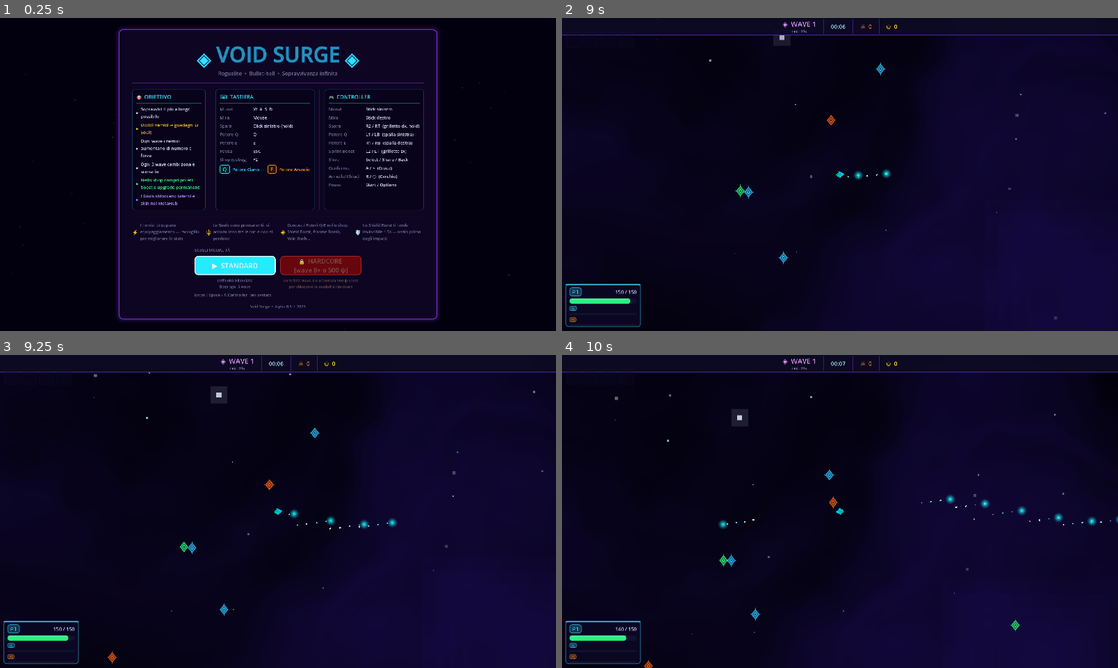
Above: before the commit, frames 1-4 (two rows, left to right).
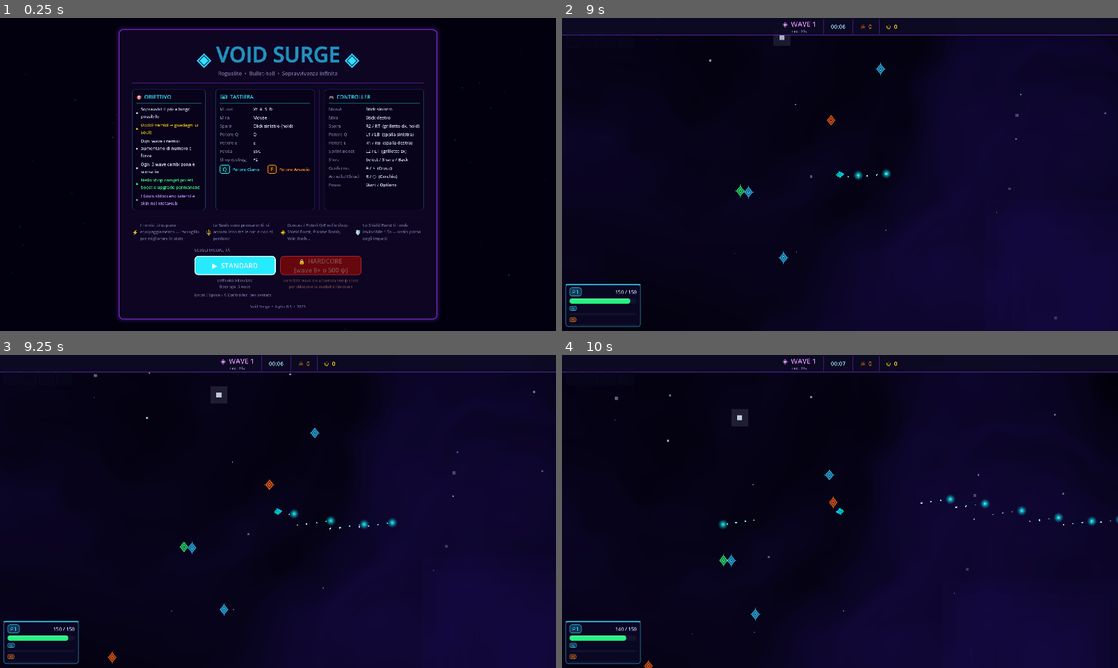
Above: after the commit, the same moments.

Repository: ShowMaster32/void-surge
Game: Godot game, scene res://scenes/main.tscn
Two runs of this game, one before a commit and one after it. Both use one fixed random seed, a clock stepped at 60 frames per second and the inputs below.
Inputs (mouse positions are in pixels of both pictures, inside the frame that each line leads up to):
- Up to frame 1 (0.25 s): no input
- Up to frame 2 (9 s): click "INIZIA PARTITA" at 0.5 s; click "INIZIA PARTITA" at 1.25 s; click "▶ STANDARD" at 2 s; tap Enter (ui_accept) at 2.75, 3.02, 3.77, 5.27, 6.02, 6.77, 8.27 s; move the mouse to (962, 158) at 2.77 s; hold D (move_right) 2.78-3.53 s; hold E (activate_power_e) 2.78-3.53 s; click (962, 158) at 2.92 s; move the mouse to (728, 190) at 3.52 s; hold S (move_down) 3.53-4.28 s; tap Q (activate_power_q) at 3.6, 8.1 s; move the mouse to (895, 105) at 4.27 s; press the mouse at (895, 105) at 4.28 s; hold D (move_right) 4.28-5.03 s; move the mouse to (812, 237) at 5.02 s; release the mouse at (812, 237) at 5.03 s; hold W (move_up) 5.03-5.78 s; tap E (activate_power_e) at 5.1 s; click (812, 237) at 5.17 s; move the mouse to (1006, 221) at 5.77 s; hold Q (activate_power_q) 5.78-6.53 s; hold A (move_left) 5.78-7.28 s; tap Escape (pause) at 6.4 s; move the mouse to (673, 127) at 6.52 s; click (673, 127) at 6.6 s; move the mouse to (867, 174) at 7.27 s; hold S (move_down) 7.28-8.03 s; hold E (activate_power_e) 7.28-8.03 s; click (867, 174) at 7.42 s; move the mouse to (756, 96) at 8.02 s; hold D (move_right) 8.03-8.78 s; move the mouse to (962, 158) at 8.77 s; press the mouse at (962, 158) at 8.78 s; hold W (move_up) from 8.78 s (still down)
- Up to frame 3 (9.25 s): keep holding W (move_up); tap Enter (ui_accept) at 9.02 s
- Up to frame 4 (10 s): move the mouse to (728, 527) at 9.52 s; release W (move_up) at 9.53 s; release the mouse at (728, 527) at 9.53 s; hold D (move_right) from 9.53 s (still down); tap E (activate_power_e) at 9.6 s; click (728, 527) at 9.67 s; tap Enter (ui_accept) at 9.77 s

Frames 1-3 are identical in both runs. In frame 4, less than 0.1% of the frame differs, in the area x 31-83%, y 45-89%.

Commit message:
mods
Screen Shake — CameraShake autoload con sistema "trauma" quadratico. Ogni camera nel gruppo game_cameras viene scossa. Intensità: leggera su ogni colpo nemico, media su poteri speciali, pesante su morte player e boss spawn.
Leaderboard locale — ScoreManager autoload che salva le top-10 run in user://leaderboard.json. Score = kills×100 + wave×500 + danno + secondi sopravvissuti (×2.5 se vittoria). Dopo ogni partita la death screen mostra la top-5 con la tua posizione evidenziata in giallo.
Impostazioni audio persistenti — i valori degli slider (Master/Ambient/SFX) vengono salvati in user://settings.cfg ad ogni modifica e ricaricati automaticamente all'avvio. Lo slider "Music" ora controlla correttamente il bus Ambient del drone. Default: Master 85%, Ambient 55%, SFX 80%.

Diff:
--- /dev/null
+++ b/autoload/camera_shake.gd
@@ -0,0 +1,67 @@
+extends Node
+## CameraShake — Scuote tutte le Camera2D nel gruppo "game_cameras"
+## Usa il modello "trauma" quadratico: shake² per curva più naturale.
+##
+## Uso:
+##   CameraShake.light()              # colpo leggero
+##   CameraShake.medium()             # esplosione media
+##   CameraShake.heavy()              # boss spawn / morte
+##   CameraShake.shake(0.0..1.0)      # intensità libera
+
+const MAX_OFFSET   := Vector2(20.0, 16.0)
+const MAX_ROTATION := 0.024   # radianti (~1.4°)
+const DECAY        := 2.0     # trauma al secondo che decade
+
+var _trauma: float = 0.0
+
+
+func _process(delta: float) -> void:
+	if _trauma <= 0.0:
+		_reset_cameras()
+		return
+
+	_trauma = maxf(_trauma - DECAY * delta, 0.0)
+	var s: float = _trauma * _trauma   # quadratico
+
+	for cam in get_tree().get_nodes_in_group("game_cameras"):
+		if not is_instance_valid(cam):
+			continue
+		var cam2d := cam as Camera2D
+		if cam2d == null or not cam2d.enabled:
+			continue
+		cam2d.offset = Vector2(
+			randf_range(-1.0, 1.0) * MAX_OFFSET.x * s,
+			randf_range(-1.0, 1.0) * MAX_OFFSET.y * s
+		)
+		cam2d.rotation = randf_range(-1.0, 1.0) * MAX_ROTATION * s
+
+
+func _reset_cameras() -> void:
+	for cam in get_tree().get_nodes_in_group("game_cameras"):
+		if not is_instance_valid(cam):
+			continue
+		var cam2d := cam as Camera2D
+		if cam2d == null:
+			continue
+		if cam2d.offset != Vector2.ZERO:
+			cam2d.offset   = Vector2.ZERO
+			cam2d.rotation = 0.0
+
+
+# ── API pubblica ────────────────────────────────────────────────────────────────
+
+func shake(intensity: float) -> void:
+	## intensity: 0.0..1.0 — si accumula fino a 1.0
+	_trauma = minf(_trauma + intensity, 1.0)
+
+
+func light() -> void:
+	shake(0.22)   # proiettile nemico, danno leggero
+
+
+func medium() -> void:
+	shake(0.50)   # esplosione nemico, potere speciale
+
+
+func heavy() -> void:
+	shake(0.82)   # boss spawn, morte del player
--- /dev/null
+++ b/autoload/score_manager.gd
@@ -0,0 +1,93 @@
+extends Node
+## ScoreManager — Classifica locale top-10 salvata su JSON.
+##
+## Ogni voce ha:
+##   score, wave, kills, time, damage, victory, date
+##
+## Uso:
+##   ScoreManager.submit(stats, victory)  → int (posizione 1-based)
+##   ScoreManager.get_entries()           → Array[Dictionary]
+
+const SAVE_PATH   := "user://leaderboard.json"
+const MAX_ENTRIES := 10
+
+var _entries: Array = []
+
+
+func _ready() -> void:
+	_load()
+
+
+# ── API pubblica ────────────────────────────────────────────────────────────────
+
+func submit(stats: Dictionary, victory: bool) -> int:
+	## Inserisce la run, salva, ritorna la posizione in classifica (1-based, -1 se fuori top).
+	var entry := {
+		"score":   _calc_score(stats, victory),
+		"wave":    stats.get("wave_reached", 1),
+		"kills":   stats.get("kills", 0),
+		"time":    stats.get("run_time", 0.0),
+		"damage":  int(stats.get("damage_dealt", 0.0)),
+		"victory": victory,
+		"date":    Time.get_date_string_from_system(),
+	}
+
+	_entries.append(entry)
+	_entries.sort_custom(func(a: Dictionary, b: Dictionary) -> bool:
+		return a["score"] > b["score"]
+	)
+	if _entries.size() > MAX_ENTRIES:
+		_entries.resize(MAX_ENTRIES)
+	_save()
+
+	for i in _entries.size():
+		var e: Dictionary = _entries[i]
+		if e["score"] == entry["score"] and e["date"] == entry["date"]:
+			return i + 1
+	return -1
+
+
+func get_entries() -> Array:
+	return _entries.duplicate()
+
+
+func is_new_record(stats: Dictionary, victory: bool) -> bool:
+	if _entries.is_empty():
+		return true
+	return _calc_score(stats, victory) > (_entries[0]["score"] as int)
+
+
+# ── Calcolo punteggio ───────────────────────────────────────────────────────────
+
+func _calc_score(stats: Dictionary, victory: bool) -> int:
+	var s: int = 0
+	s += stats.get("kills", 0)        * 100
+	s += stats.get("wave_reached", 1) * 500
+	s += int(stats.get("damage_dealt", 0.0))
+	# Bonus sopravvivenza: +1 pt/secondo
+	s += int(stats.get("run_time", 0.0))
+	if victory:
+		s = int(s * 2.5)
+	return s
+
+
+# ── Persistenza ─────────────────────────────────────────────────────────────────
+
+func _save() -> void:
+	var file := FileAccess.open(SAVE_PATH, FileAccess.WRITE)
+	if file:
+		file.store_string(JSON.stringify(_entries, "\t"))
+		file.close()
+
+
+func _load() -> void:
+	if not FileAccess.file_exists(SAVE_PATH):
+		return
+	var file := FileAccess.open(SAVE_PATH, FileAccess.READ)
+	if not file:
+		return
+	var text: String = file.get_as_text()
+	file.close()
+	var parsed: Variant = JSON.parse_string(text)
+	if parsed is Array:
+		_entries = parsed
--- a/project.godot
+++ b/project.godot
@@ -29,6 +29,8 @@
 EquipmentManager="*res://autoload/equipment_manager.gd"
 MetaManager="*res://autoload/meta_manager.gd"
 AudioManager="*res://autoload/audio_manager.gd"
+CameraShake="*res://autoload/camera_shake.gd"
+ScoreManager="*res://autoload/score_manager.gd"
 
 [display]
 
--- a/scripts/enemies/enemy.gd
+++ b/scripts/enemies/enemy.gd
@@ -212,6 +212,7 @@
 		return
 	is_dead = true
 	AudioManager.sfx("explosion", 0.12)
+	CameraShake.light()
 
 	# Incrementa kill counter nel GameManager
 	var gm: Node = get_node_or_null("/root/GameManager")
--- a/scripts/player/player.gd
+++ b/scripts/player/player.gd
@@ -263,6 +263,8 @@
 func _check_disable_builtin_camera() -> void:
 	if camera == null:
 		return
+	# Registra la camera nel gruppo per CameraShake
+	camera.add_to_group("game_cameras")
 	var ssm := get_tree().get_first_node_in_group("split_screen_manager")
 	if ssm and GameManager.player_count > 1:
 		camera.enabled = false
@@ -657,6 +659,7 @@
 		return
 
 	AudioManager.sfx("damage_taken", 0.10)
+	CameraShake.light()
 
 	# Riduzione danno: talento sentinel + Void Shroud attivo
 	var reduced := amount * (1.0 - _meta_damage_reduction) * (1.0 - _shield_dr)
@@ -688,6 +691,7 @@
 
 func _die() -> void:
 	is_dead = true
+	CameraShake.heavy()
 	died.emit(self)
 	GameManager.unregister_player(self)
 	collision.set_deferred("disabled", true)
@@ -829,6 +833,7 @@
 
 func _execute_power(power_id: String) -> void:
 	AudioManager.sfx("power_use", 0.06)
+	CameraShake.medium()
 	match power_id:
 		# Difensivi
 		"shield_burst":     _power_shield_burst()
--- a/scripts/systems/enemy_spawner.gd
+++ b/scripts/systems/enemy_spawner.gd
@@ -173,6 +173,7 @@
 	_spawn_boss_hud(boss)
 
 	boss_wave_started.emit(boss_id, boss)
+	CameraShake.heavy()
 
 	# Notifica milestone
 	var notifier := get_tree().get_first_node_in_group("milestone_notifier")
--- a/scripts/ui/death_screen.gd
+++ b/scripts/ui/death_screen.gd
@@ -1,6 +1,6 @@
 extends CanvasLayer
 class_name DeathScreen
-## DeathScreen - Schermata di morte con stats finali
+## DeathScreen - Schermata di morte/vittoria con stats finali e classifica
 
 signal retry_pressed
 signal menu_pressed
@@ -16,6 +16,7 @@
 @onready var menu_button: Button = $CenterContainer/PanelContainer/VBoxContainer/ButtonsContainer/MenuButton
 
 var is_visible: bool = false
+var _lb_container: VBoxContainer = null   # leaderboard iniettato runtime
 
 
 func _ready() -> void:
@@ -40,27 +41,105 @@
 	is_visible = true
 	visible = true
 
+	# ── Titolo e stile pannello ────────────────────────────────────────────────
 	if victory:
 		title_label.text = "VOID SOVEREIGN DEFEATED"
 		title_label.add_theme_color_override("font_color", Color(1.0, 0.85, 0.0))
-		# Bordo dorato sul pannello
 		var style := StyleBoxFlat.new()
 		style.bg_color = Color(0.04, 0.02, 0.01, 0.96)
 		style.border_color = Color(1.0, 0.75, 0.0)
 		style.set_border_width_all(3)
 		style.set_corner_radius_all(10)
-		if panel.has_method("add_theme_stylebox_override"):
-			panel.add_theme_stylebox_override("panel", style)
+		panel.add_theme_stylebox_override("panel", style)
 	else:
 		title_label.text = "YOU DIED"
 		title_label.add_theme_color_override("font_color", Color(1.0, 0.2, 0.2))
 
-	time_label.text   = "TIME: %s"          % _format_time(stats.get("run_time", 0.0))
-	kills_label.text  = "KILLS: %d"         % stats.get("kills", 0)
-	wave_label.text   = "WAVE REACHED: %d"  % stats.get("wave_reached", 1)
-	damage_label.text = "DAMAGE DEALT: %d"  % int(stats.get("damage_dealt", 0.0))
+	# ── Stats run ─────────────────────────────────────────────────────────────
+	time_label.text   = "TIME: %s"         % _format_time(stats.get("run_time", 0.0))
+	kills_label.text  = "KILLS: %d"        % stats.get("kills", 0)
+	wave_label.text   = "WAVE REACHED: %d" % stats.get("wave_reached", 1)
+	damage_label.text = "DAMAGE DEALT: %d" % int(stats.get("damage_dealt", 0.0))
+
+	# ── Leaderboard ───────────────────────────────────────────────────────────
+	var rank: int = ScoreManager.submit(stats, victory)
+	_build_leaderboard(rank, victory)
 
 	retry_button.grab_focus()
+
+
+func _build_leaderboard(player_rank: int, victory: bool) -> void:
+	# Rimuovi leaderboard precedente se esiste
+	if is_instance_valid(_lb_container):
+		_lb_container.queue_free()
+		_lb_container = null
+
+	var vbox: VBoxContainer = panel.get_node_or_null("VBoxContainer") as VBoxContainer
+	if not vbox:
+		return
+
+	var sep := HSeparator.new()
+	sep.add_theme_constant_override("separation", 8)
+	vbox.add_child(sep)
+	vbox.move_child(sep, vbox.get_child_count() - 3)   # sopra i bottoni
+
+	_lb_container = VBoxContainer.new()
+	_lb_container.add_theme_constant_override("separation", 3)
+	vbox.add_child(_lb_container)
+	vbox.move_child(_lb_container, vbox.get_child_count() - 3)
+
+	# Titolo classifica
+	var header := Label.new()
+	header.text = "— TOP SCORES —"
+	header.add_theme_font_size_override("font_size", 14)
+	header.horizontal_alignment = HORIZONTAL_ALIGNMENT_CENTER
+	var lb_title_col := Color(1.0, 0.85, 0.0) if victory else Color(0.7, 0.5, 1.0)
+	header.add_theme_color_override("font_color", lb_title_col)
+	_lb_container.add_child(header)
+
+	# Rank annuncio
+	if player_rank >= 1:
+		var rank_lbl := Label.new()
+		rank_lbl.text = "YOUR RANK: #%d" % player_rank
+		rank_lbl.add_theme_font_size_override("font_size", 13)
+		rank_lbl.horizontal_alignment = HORIZONTAL_ALIGNMENT_CENTER
+		rank_lbl.add_theme_color_override("font_color", Color(0.3, 1.0, 0.6))
+		_lb_container.add_child(rank_lbl)
+
+	# Voci top-5
+	var entries: Array = ScoreManager.get_entries()
+	var show_count: int = mini(5, entries.size())
+	for i in show_count:
+		var e: Dictionary = entries[i]
+		var is_me: bool   = (i + 1 == player_rank)
+		var row := Label.new()
+		var crown: String = "★ " if is_me else "   "
+		var vic_tag: String = " [V]" if e.get("victory", false) else ""
+		row.text = "%s#%d  %s  W%d  K%d%s" % [
+			crown, i + 1,
+			_format_score(e.get("score", 0)),
+			e.get("wave", 1),
+			e.get("kills", 0),
+			vic_tag,
+		]
+		row.add_theme_font_size_override("font_size", 12)
+		var row_col: Color
+		if is_me:
+			row_col = Color(1.0, 0.9, 0.3)
+		elif i == 0:
+			row_col = Color(1.0, 0.75, 0.2)
+		else:
+			row_col = Color(0.75, 0.75, 0.85)
+		row.add_theme_color_override("font_color", row_col)
+		_lb_container.add_child(row)
+
+
+func _format_score(score: int) -> String:
+	if score >= 1_000_000:
+		return "%.1fM" % (score / 1_000_000.0)
+	if score >= 1_000:
+		return "%.1fK" % (score / 1_000.0)
+	return str(score)
 
 
 func hide_death_screen() -> void:
@@ -84,6 +163,5 @@
 func _on_menu_pressed() -> void:
 	hide_death_screen()
 	get_tree().paused = false
-	# Per ora ricarica la scena, in futuro andrà al menu principale
 	get_tree().reload_current_scene()
 	menu_pressed.emit()
--- a/scripts/ui/pause_menu.gd
+++ b/scripts/ui/pause_menu.gd
@@ -17,6 +17,8 @@
 @onready var sfx_slider: HSlider = $CenterContainer/SettingsPanel/VBoxContainer/SFXVolume/SFXSlider
 @onready var back_button: Button = $CenterContainer/SettingsPanel/VBoxContainer/BackButton
 
+const SETTINGS_PATH := "user://settings.cfg"
+
 @onready var controls_panel: PanelContainer = $CenterContainer/ControlsPanel
 @onready var controls_back_button: Button = $CenterContainer/ControlsPanel/VBoxContainer/ControlsBackButton
 
@@ -52,6 +54,9 @@
 		settings_panel.visible = false
 	if controls_panel:
 		controls_panel.visible = false
+
+	# Carica e applica impostazioni salvate
+	_load_settings()
 
 
 func _unhandled_input(event: InputEvent) -> void:
@@ -148,17 +153,52 @@
 
 
 func _on_master_volume_changed(value: float) -> void:
-	var db := linear_to_db(value)
-	AudioServer.set_bus_volume_db(AudioServer.get_bus_index("Master"), db)
+	AudioServer.set_bus_volume_db(AudioServer.get_bus_index("Master"), linear_to_db(value))
+	_save_settings()
 
 
 func _on_music_volume_changed(value: float) -> void:
-	var bus_idx := AudioServer.get_bus_index("Music")
+	# Lo slider "Music" controlla il bus Ambient (drone)
+	var bus_idx := AudioServer.get_bus_index("Ambient")
+	if bus_idx < 0:
+		bus_idx = AudioServer.get_bus_index("Music")
 	if bus_idx >= 0:
 		AudioServer.set_bus_volume_db(bus_idx, linear_to_db(value))
+	_save_settings()
 
 
 func _on_sfx_volume_changed(value: float) -> void:
 	var bus_idx := AudioServer.get_bus_index("SFX")
 	if bus_idx >= 0:
 		AudioServer.set_bus_volume_db(bus_idx, linear_to_db(value))
+	_save_settings()
+
+
+# ── Persistenza impostazioni ────────────────────────────────────────────────────
+
+func _save_settings() -> void:
+	var cfg := ConfigFile.new()
+	cfg.set_value("audio", "master", master_slider.value)
+	cfg.set_value("audio", "ambient", music_slider.value)
+	cfg.set_value("audio", "sfx",    sfx_slider.value)
+	cfg.save(SETTINGS_PATH)
+
+
+func _load_settings() -> void:
+	var cfg := ConfigFile.new()
+	if cfg.load(SETTINGS_PATH) != OK:
+		# Prima volta: imposta valori di default ragionevoli
+		master_slider.value = 0.85
+		music_slider.value  = 0.55
+		sfx_slider.value    = 0.80
+		_on_master_volume_changed(master_slider.value)
+		_on_music_volume_changed(music_slider.value)
+		_on_sfx_volume_changed(sfx_slider.value)
+		return
+
+	master_slider.value = cfg.get_value("audio", "master",  0.85)
+	music_slider.value  = cfg.get_value("audio", "ambient", 0.55)
+	sfx_slider.value    = cfg.get_value("audio", "sfx",     0.80)
+	_on_master_volume_changed(master_slider.value)
+	_on_music_volume_changed(music_slider.value)
+	_on_sfx_volume_changed(sfx_slider.value)
Not shown, added: autoload/camera_shake.gd.uid
Not shown, added: autoload/score_manager.gd.uid
